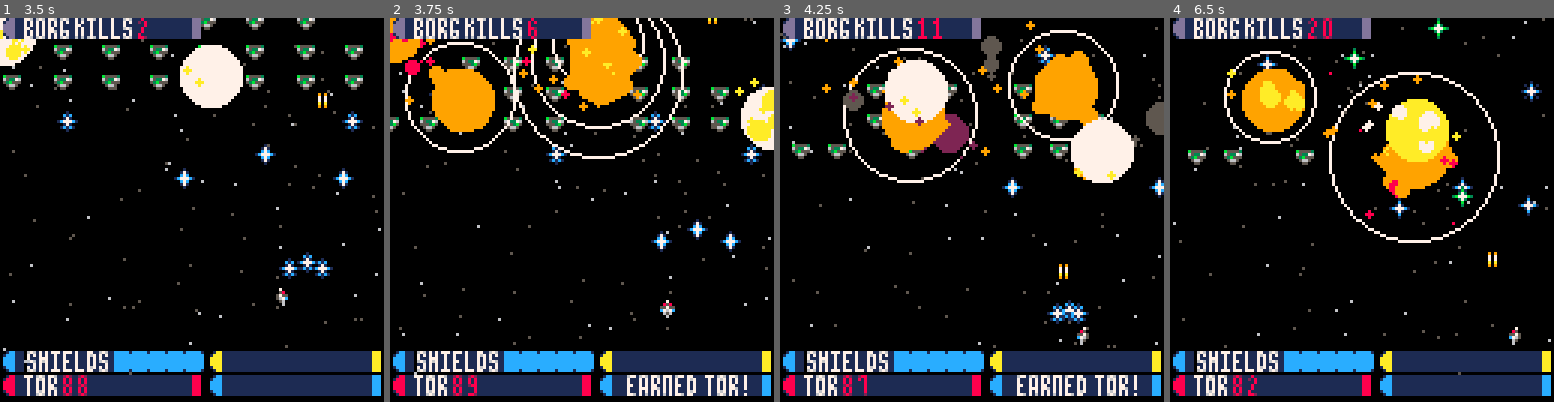
Above: before the commit, frames 1-4 (left to right).
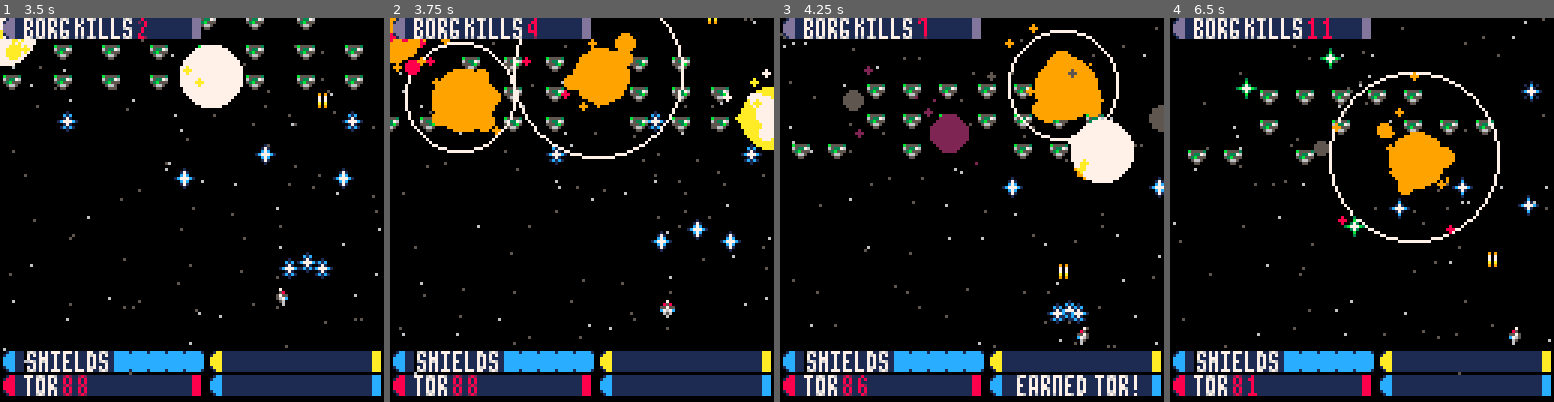
Above: after the commit, the same moments.

Repository: sicksubroutine/collective-mischief
Game: PICO-8 cartridge shmup.p8
The game is run twice, just before and just after one commit, with the same random seed, the same clock (stepped at 60 frames per second) and the same inputs.
Inputs:
- Up to frame 1 (3.5 s): tap X (X key) at 0.33, 1.07, 1.85, 2.97 s; tap O (Z key) at 0.7, 1.7, 2.1, 2.5, 2.9, 3.3 s; hold Right 1.6-2.1 s; hold Up 2.15-2.42 s; hold Right 2.47-3.03 s; hold Left from 3.08 s (still down)
- Up to frame 2 (3.75 s): release Left at 3.58 s; hold Down from 3.63 s (still down); tap O (Z key) at 3.7 s
- Up to frame 3 (4.25 s): release Down at 3.97 s; hold Right from 4.02 s (still down); tap X (X key) at 4.08 s; tap O (Z key) at 4.1 s
- Up to frame 4 (6.5 s): tap O (Z key) every 0.4 s from 4.5 to 6.1 s; release Right at 4.68 s; hold Up 4.73-5.03 s; hold Left 5.08-5.68 s; tap X (X key) at 5.2, 6.32 s; hold Down 5.73-6.03 s; hold Right from 6.08 s (still down)

Frame 1 is identical in both runs. In frame 2, 4.3% of the frame differs, in the area x 0-100%, y 0-99%; in frame 3, 6.4%; in frame 4, 7.6%, in the area x 14-85%, y 0-99%.

Commit message:
Fixed bug with incorrect variable being used.

Diff:
--- a/shmup.p8
+++ b/shmup.p8
@@ -7,7 +7,6 @@
 --todo
 -------------
 -- nicer screens
--- enemy bull spreadshot
 -- enemy spawn location
 -- pickups
 
@@ -574,7 +573,7 @@
 			if col(myen,mybul) and ded<=0 then
 				smol_shwave(mybul.x,mybul.y)
 				applydam(myen,mybul,"qtor")
-				del(buls,mybul)
+				del(buls2,mybul)
 				if myen.hp<=0 then
 					killen(myen)
 				end
